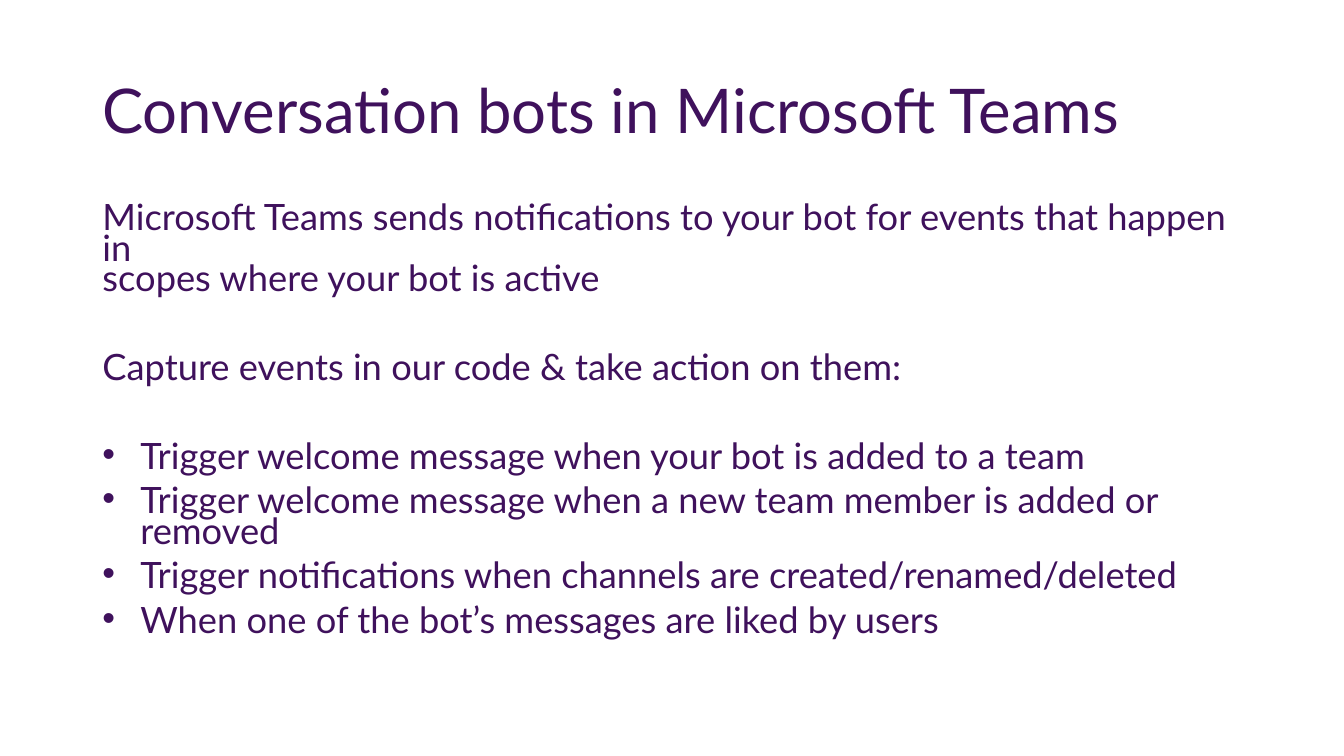
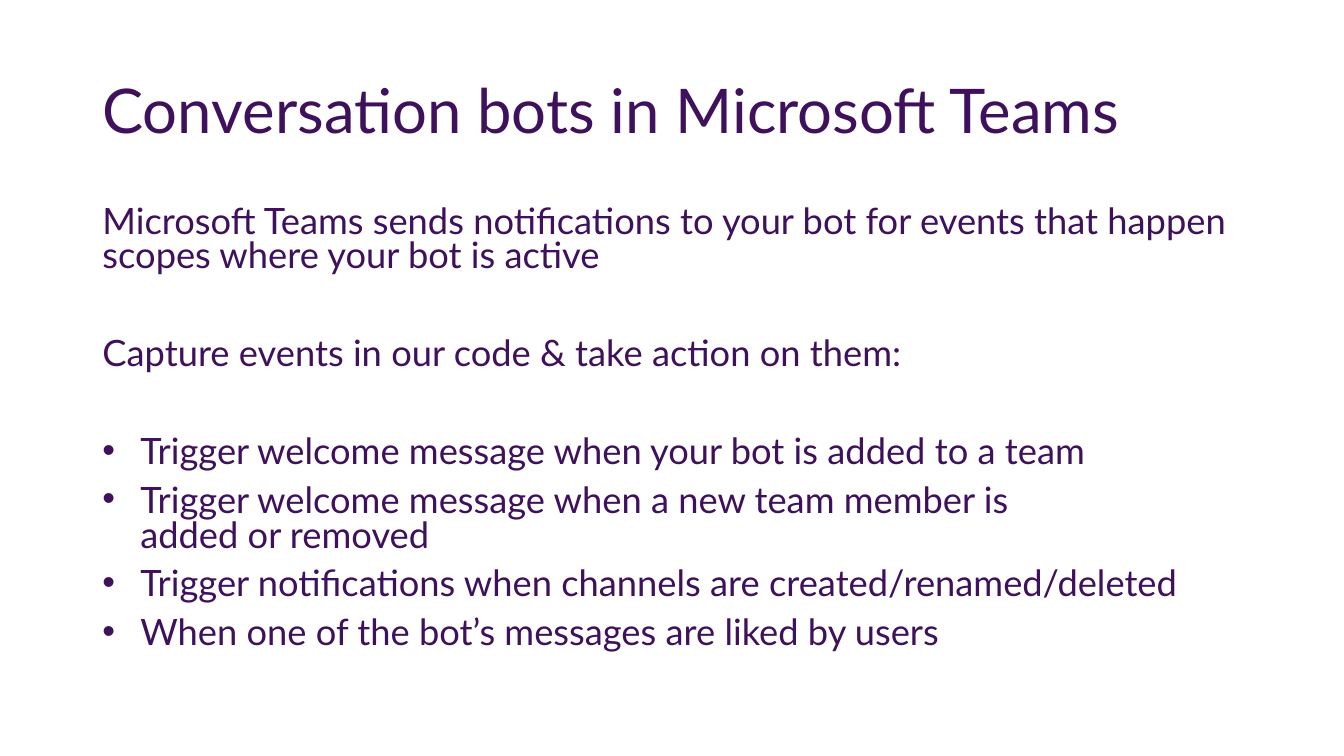
Before and after one commit to OfficeDev/TrainingContent, a slide deck: slide 22 of Teams/40 Conversational Bots/slides.pptx. Drawn at 1344x756 pixels with LibreOffice and Linux fonts; fonts in the diff are those of the drawing; background and template pictures are left out. Boxes give left, top, right and bottom in pixels: in the first picture for what was removed or moved away, otherwise in the second. Text is boxed around its words. In the diff, an @@ line names an element or a change of style, - is before the commit and + after.

```diff
--- a/Teams/40 Conversational Bots/slides.pptx
+++ b/Teams/40 Conversational Bots/slides.pptx
@@ text at [102, 207, 1225, 275]: text changed @@
-Microsoft Teams sends notifications to your bot for events that happen in
-scopes where your bot is active
+Microsoft Teams sends notifications to your bot for events that happen
+scopes where your bot is active
@@ text at [102, 339, 1177, 652]: line spacing 0.7 to 0.8 @@
```
Also in this commit, not shown: 9 other slides changed, 38 other files.
